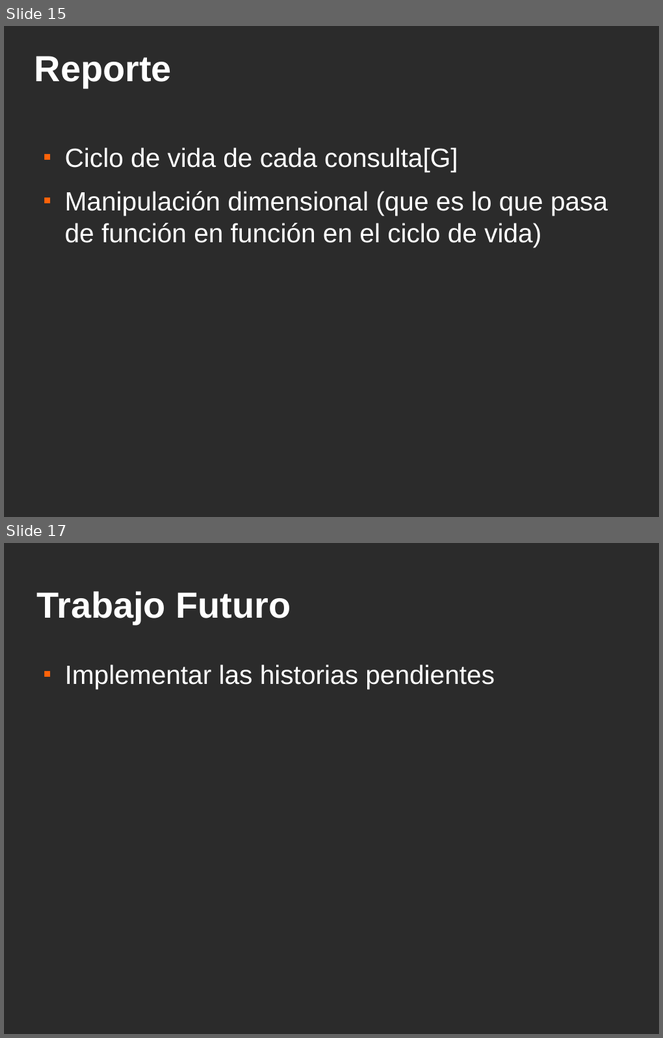
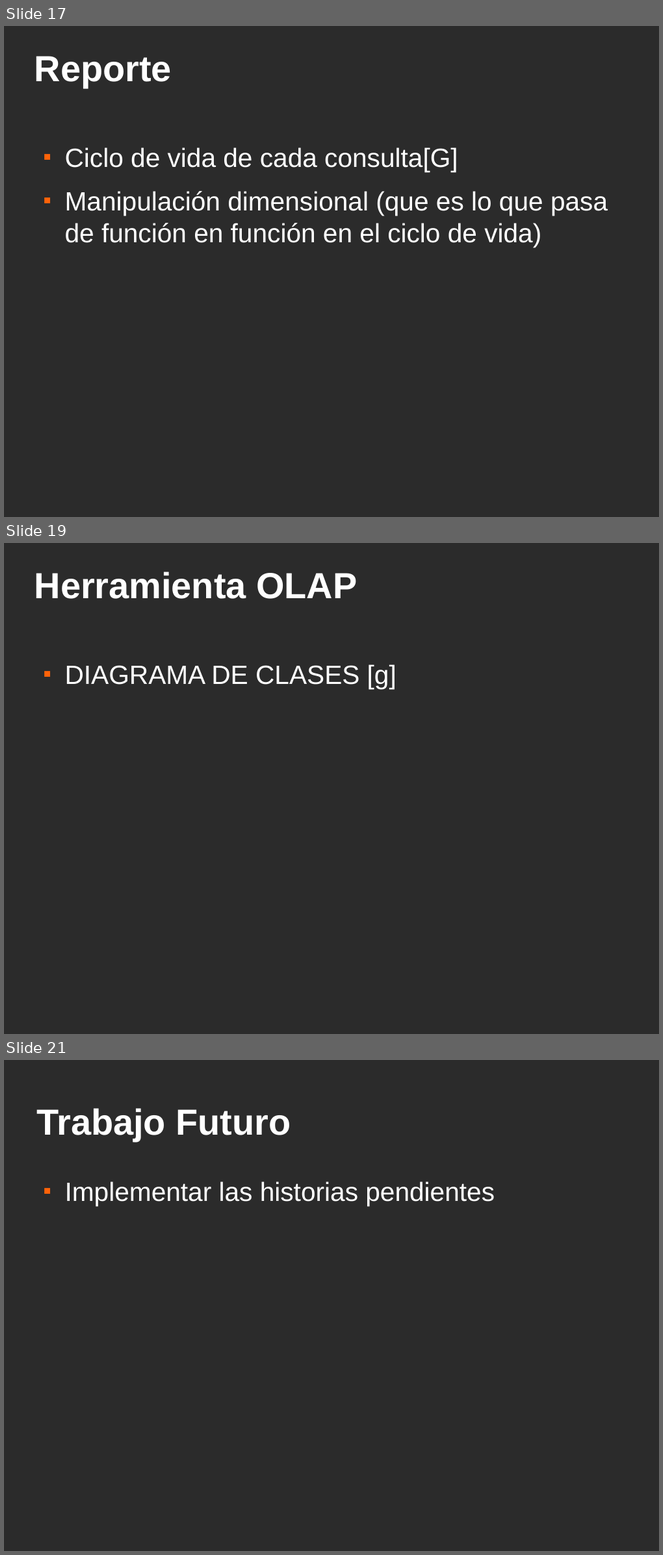
Before and after one commit to ervin45/proyectofinal, a slide deck: doc/material_para_la_catedra/presentacion_final/presentacion_final.odp. Shown one above the other, each under a label of ours: slides 15 and 17 before the commit, slides 17, 19 and 21 after it; the slides between them are not shown. The pictures are 663x1038 and 663x1555 pixels, drawn with LibreOffice and Linux fonts; fonts in the diff are those of the drawing; background and template pictures are left out; a plain dark background stands for a picture behind light text. Boxes give left, top, right and bottom in pixels: in the first picture for what was removed or moved away, otherwise in the second. Text is boxed around its words. In the diff, an @@ line names an element or a change of style, - is before the commit and + after.

```diff
--- a/doc/material_para_la_catedra/presentacion_final/presentacion_final.odp
+++ b/doc/material_para_la_catedra/presentacion_final/presentacion_final.odp
@@ slide 19 added at (4,543,659,1034), background picture (left out) @@
@@ title added at (35,572,357,599), 44 pt, text #FFFFFF, bold @@
+Herramienta OLAP
@@ text added at (65,665,397,689), 32 pt, text #FFFFFF @@
+■ DIAGRAMA DE CLASES [g]
@@ what was slide 15 is now slide 17 @@
@@ what was slide 17 is now slide 21 @@
```
Also in this commit, not shown: 6 slides changed, 7 other slides added, 4 slides removed.
